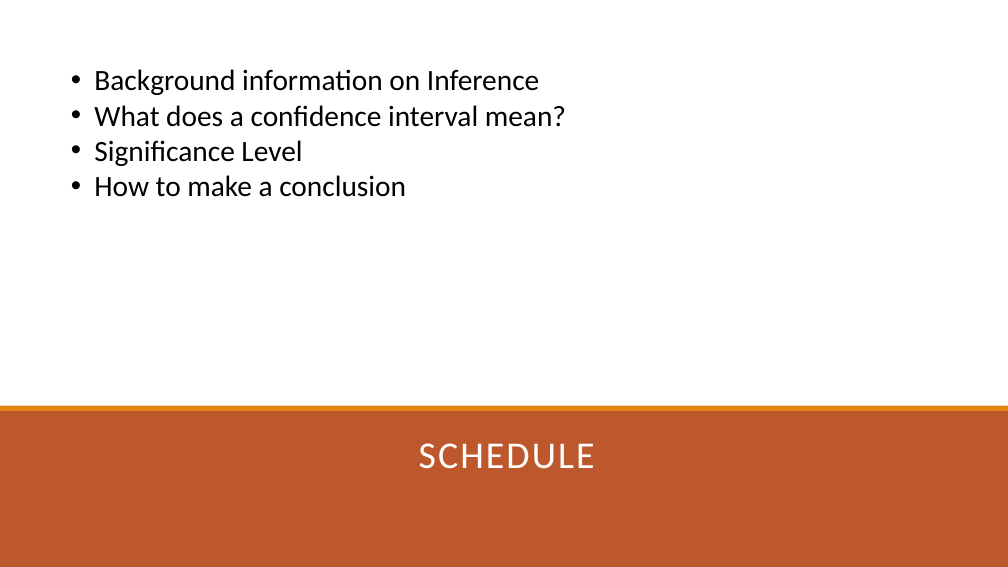
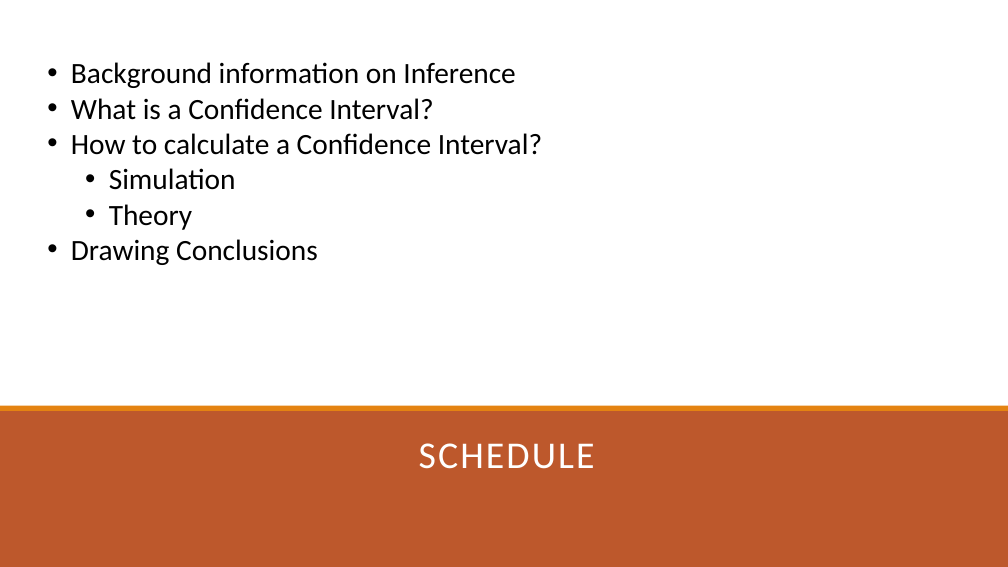
Before and after one commit to alisonkleffner/presentations, a slide deck: slide 2 of job/teaching/teaching-demonstration2.pptx. Drawn at 1008x567 pixels with LibreOffice and Linux fonts; fonts in the diff are those of the drawing. Boxes give left, top, right and bottom in pixels: in the first picture for what was removed or moved away, otherwise in the second. Text is boxed around its words. In the diff, an @@ line names an element or a change of style, - is before the commit and + after.

Commit message:
update confidence interval presentation

```diff
--- a/job/teaching/teaching-demonstration2.pptx
+++ b/job/teaching/teaching-demonstration2.pptx
@@ text "Background information on Inference": place and size @@
-text "Background information on Inference" at [94,69,566,197]
+text "Background information on Inference" at [71,62,542,265]
@@ text at [71,98,542,265]: text changed @@
-• What does a confidence interval mean?
-• Significance Level
-• How to make a conclusion
+• What is a Confidence Interval?
+• How to calculate a Confidence Interval?
+  • Simulation
+  • Theory
+• Drawing Conclusions
```
Also in this commit, not shown: 10 other slides changed, 3 slides added, 2 other files.
